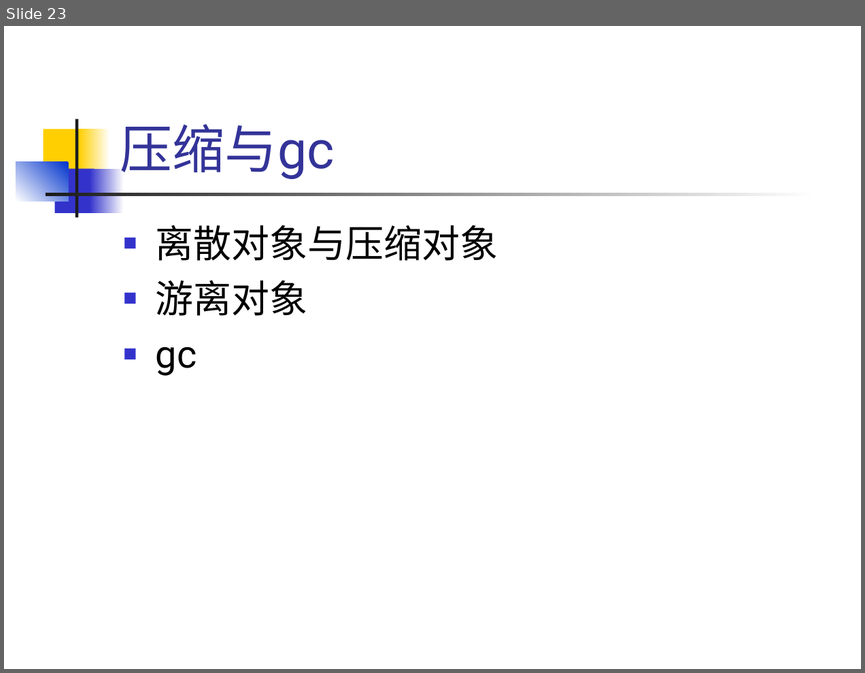
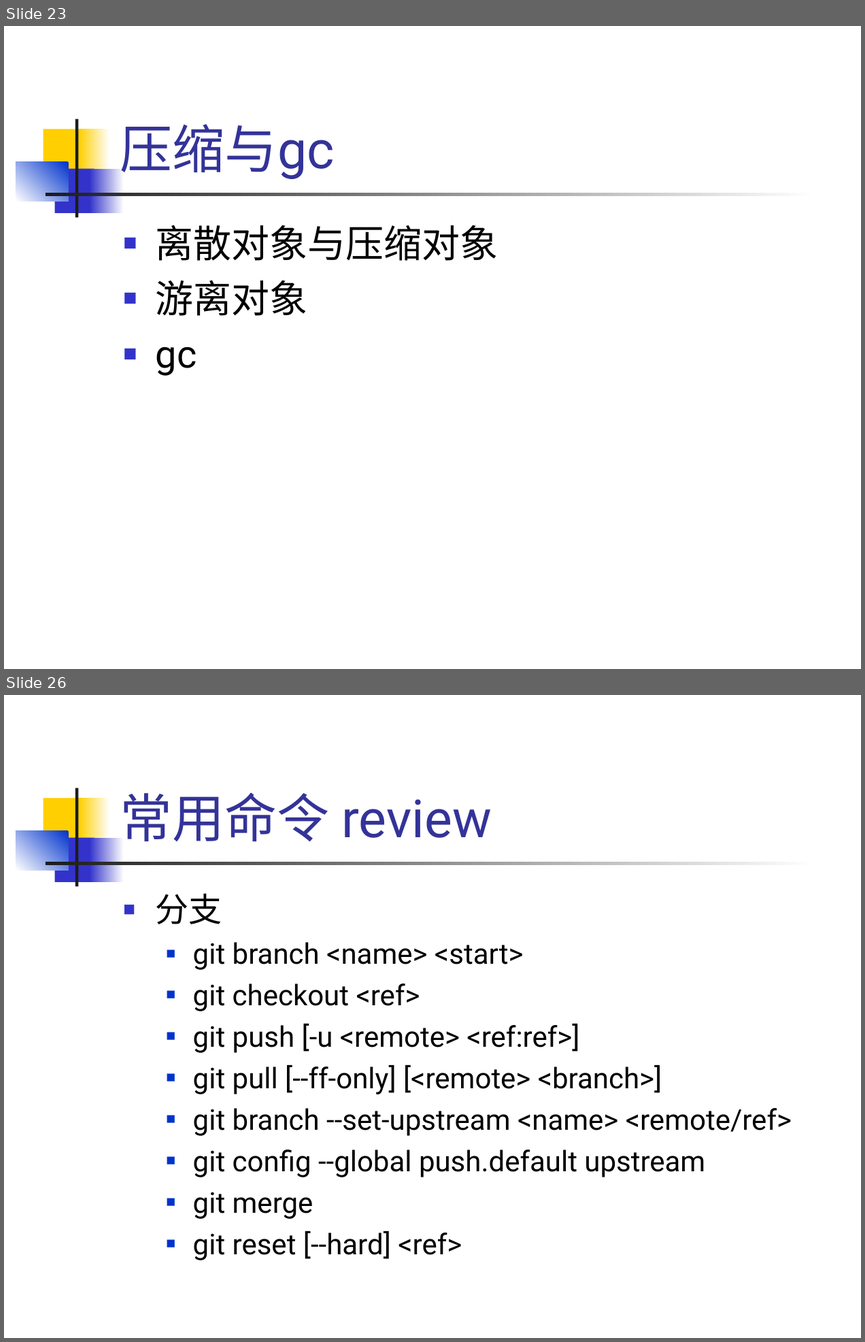
Before and after one commit to hanyong/git-inner-and-use, a slide deck: git-inner-and-use.ppt. Shown one above the other, each under a label of ours: slide 23 before the commit, slides 23 and 26 after it; the slides between them are not shown. The pictures are 865x673 and 865x1342 pixels, drawn with LibreOffice and Linux fonts; fonts in the diff are those of the drawing. Boxes give left, top, right and bottom in pixels: in the first picture for what was removed or moved away, otherwise in the second. Text is boxed around its words. In the diff, an @@ line names an element or a change of style, - is before the commit and + after.

Commit message:
添加 "常用命令review", 其他细节修改

```diff
--- a/git-inner-and-use.ppt
+++ b/git-inner-and-use.ppt
@@ slide 26 added at (4,695,861,1338), background #FFFFFF; not listed: 7 template elements that a slide beside it also shows @@
@@ title added at (120,792,492,842), 44 pt, text #333399 @@
+常用命令 review
@@ text added at (156,893,791,1260), 24 pt, text #000000 @@
+■ 分支
+  ■ git branch <name> <start>
+  ■ git checkout <ref>
+  ■ git push [-u <remote> <ref:ref>]
+  ■ git pull [--ff-only] [<remote> <branch>]
+  ■ git branch --set-upstream <name> <remote/ref>
+  ■ git config --global push.default upstream
+  ■ git merge
+  ■ git reset [--hard] <ref>
```
Also in this commit, not shown: 4 slides changed, 2 other slides added, 1 slide removed.
